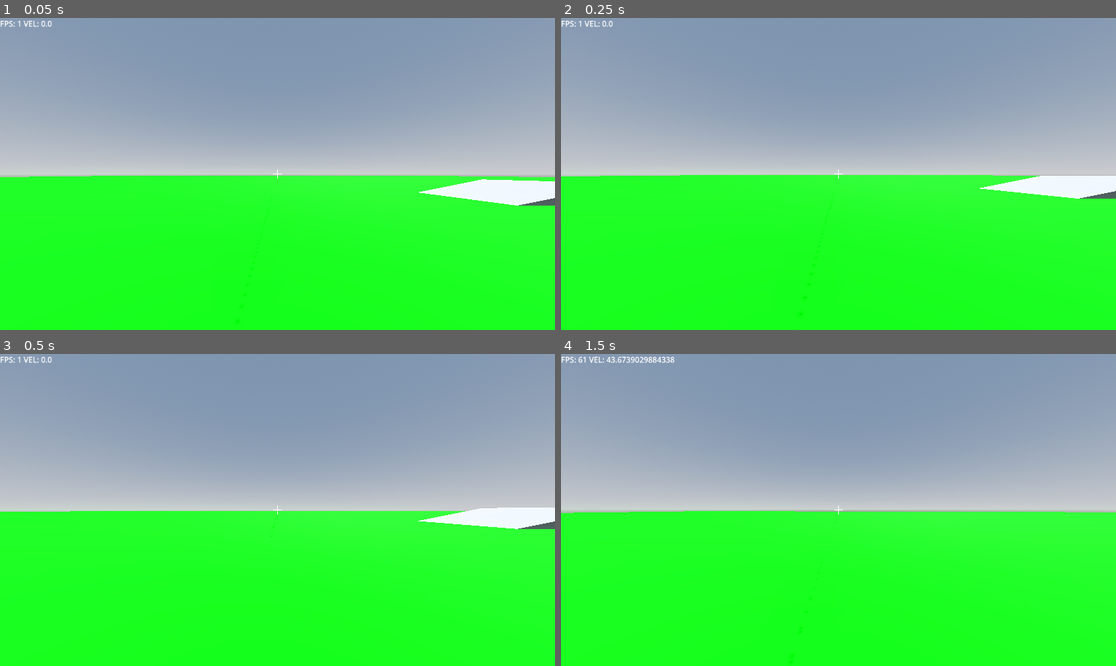
Above: before the commit, frames 1-4 (two rows, left to right).
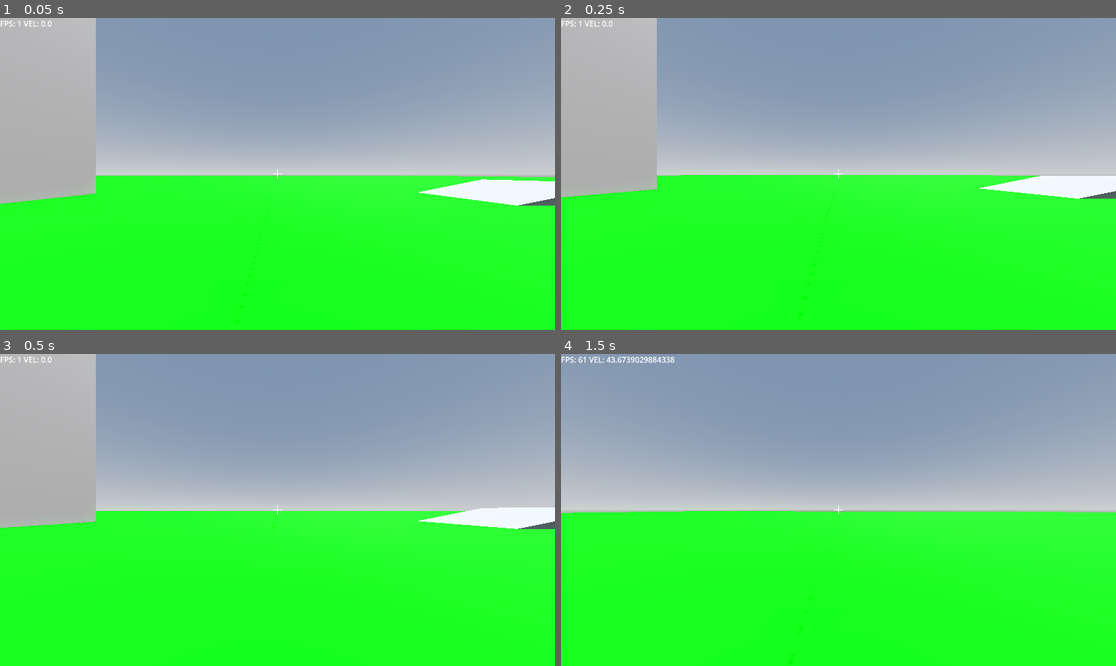
Above: after the commit, the same moments.

Repository: YouthHalo/Fast-Boomer-Shooter
Game: Godot game, scene res://scenes/main_world.tscn
The game is run twice, just before and just after one commit, with the same random seed, the same clock (stepped at 60 frames per second) and the same inputs.
Inputs (mouse positions are in pixels of both pictures, inside the frame that each line leads up to):
- Up to frame 1 (0.05 s): no input
- Up to frame 2 (0.25 s): no input
- Up to frame 3 (0.5 s): no input
- Up to frame 4 (1.5 s): tap Enter at 0.5 s; move the mouse to (866, 510) at 0.52 s; hold W (forward) from 0.53 s (still down); tap Shift (dash) at 0.6, 1.35 s; tap Space (jump) at 0.77 s; move the mouse to (810, 510) at 1.27 s

The runs differ from the first frame. In frame 1, 7.0% of the frame differs, in the area x 0-18%, y 0-60%; in frame 2, 6.7%; in frame 3, 6.5%; in frame 4, nothing differs.

Commit message:
Movement feels good now. Currently trying to fix the Wakatime plugin for godot ;-;

Diff:
--- a/project.godot
+++ b/project.godot
@@ -65,3 +65,7 @@
 "events": [Object(InputEventMouseButton,"resource_local_to_scene":false,"resource_name":"","device":-1,"window_id":0,"a …(253 unchanged characters)…
 ]
 }
+
+[physics]
+
+3d/default_gravity=19.6
--- a/scenes/main_world.tscn
+++ b/scenes/main_world.tscn
@@ -51,12 +51,12 @@
 material = SubResource("StandardMaterial3D_6x5uh")
 
 [node name="CSGBox3D" type="CSGBox3D" parent="CSGBox3D"]
-transform = Transform3D(1, 0, 0, 0, 1, 0, 0, 0, 1, -4.17751, 69.5511, -1.06134)
-size = Vector3(3.8042, 140.102, 0.458984)
+transform = Transform3D(1, 0, 0, 0, 1, 0, 0, 0, 1, -4.17751, 69.5511, -1.54254)
+size = Vector3(3.8042, 140.102, 1.42139)
 
 [node name="CSGBox3D2" type="CSGBox3D" parent="CSGBox3D"]
-transform = Transform3D(1, 0, 0, 0, 1, 0, 0, 0, 1, -4.17751, 69.5511, 0.289827)
-size = Vector3(3.8042, 140.102, 0.299683)
+transform = Transform3D(1, 0, 0, 0, 1, 0, 0, 0, 1, -4.17751, 69.5511, 0.77765)
+size = Vector3(3.8042, 140.102, 1.27533)
 
 [node name="Player" parent="." instance=ExtResource("1_6x5uh")]
 transform = Transform3D(1, 0, 0, 0, 1, 0, 0, 0, 1, 3.50249, 2.66622, 0)
--- /dev/null
+++ b/scenes/pause_menu.tscn
@@ -0,0 +1,9 @@
+[gd_scene format=3 uid="uid://6amix7kcu2lq"]
+
+[node name="Pause Menu" type="Control"]
+layout_mode = 3
+anchors_preset = 15
+anchor_right = 1.0
+anchor_bottom = 1.0
+grow_horizontal = 2
+grow_vertical = 2
--- /dev/null
+++ b/scenes/weapon_manager.tscn
@@ -0,0 +1,3 @@
+[gd_scene format=3 uid="uid://c16ew7xhkbtsa"]
+
+[node name="Weapon Manager" type="Node3D"]
--- a/scripts/player.gd
+++ b/scripts/player.gd
@@ -28,7 +28,7 @@
 var camera_tilt = 0.0
 var camera_fov = 90.0
 
-var gravity = ProjectSettings.get_setting("physics/3d/default_gravity") * 2
+var gravity = ProjectSettings.get_setting("physics/3d/default_gravity") #19.6 (9.8 * 2)
 var slow_factor = 0.0
 
 var input_dir
